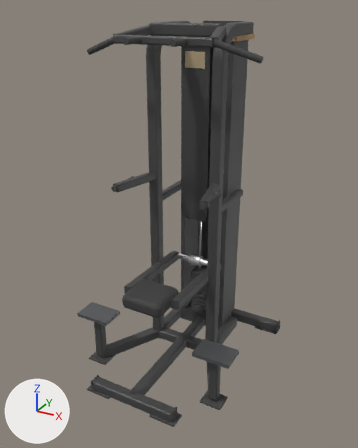
A saved change to the glTF model catalogs/ludus/models/LD-B009/model.glb.
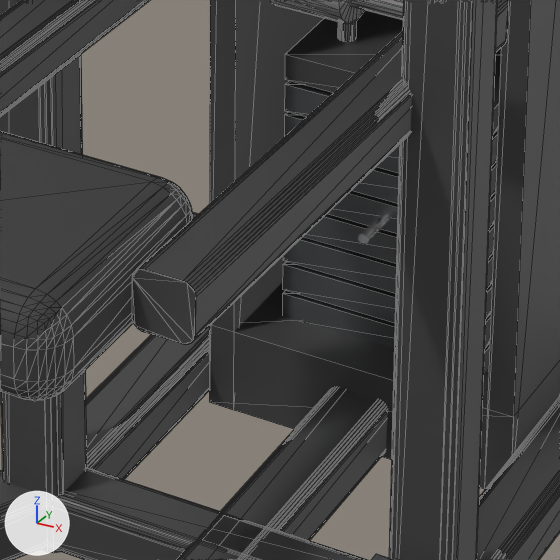
The first picture shows the older version from a 50 mm camera at (1.43, -2.58, 2.3) aimed at (0.02, -0.03, 1.03). The close-ups show the older and then the newer version on the part from 43% to 64% of the width and 59% to 76% of the height of that picture. Only the edits that show in the close-ups are written down. Lighting does not change. The marker at lower left points along +X, +Y and +Z. The close-ups show mesh edges as thin lines. Where no turn or scale is listed for an object, it has been applied to the vertices.

Objects in the first close-up: 'Mesh_0', 'Mesh_0.001', 'Mesh_0.002', 'base_spine', 'chin_post_tube', 'chin_post_tube.001', 'knee_pad_bar', 'knee_pad_bar.001', 'knee_pad_pad', 'tower_foot', 'tower_side', 'tower_side.001' and 15 more.
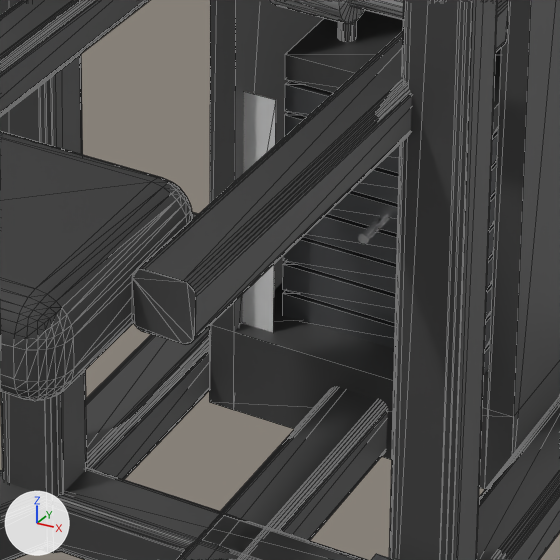
Edits to the bpy script that builds the scene:
```text
Add mat_decal_002:
    mat_decal_002 = principled_material('decal.002')
    mat_decal_002.base_color = (0.8, 0.8, 0.8)  # white #e7e7e7
    mat_decal_002.metallic = 0.1
    mat_decal_002.roughness = 0.55
Add me_mesh_9_1:
    me_mesh_9_1.from_pydata([(-0.022, 0.0, 0.148), (0.022, 0.0, 0.148), (-0.022, 0.0, -0.148), (0.022, 0.0, -0.148)], [], [(0, 2, 1), (2, 3, 1)])
    me_mesh_9_1.materials.append(mat_decal_002)  # its picture is missing
Add ob_decal_scale:
    ob_decal_scale = bpy.data.objects.new('decal_scale', me_mesh_9_1)
    ob_decal_scale.location = (-0.135, 0.393, 0.242)
```

Boxes (x1, y1, x2, y2) around the edits, measured in the close-ups (560 x 560 px):
'decal_scale', added: after (243, 91, 276, 332)
